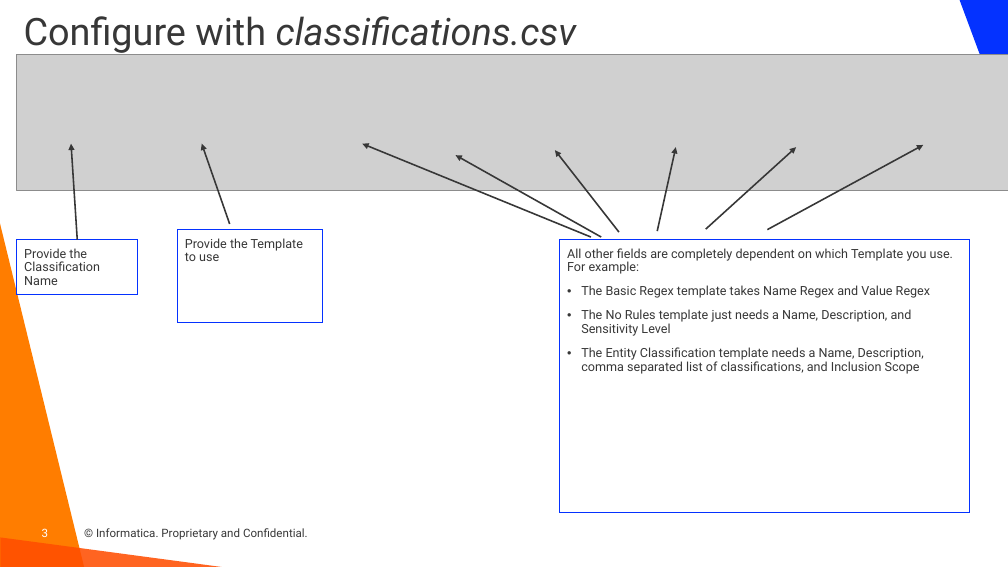
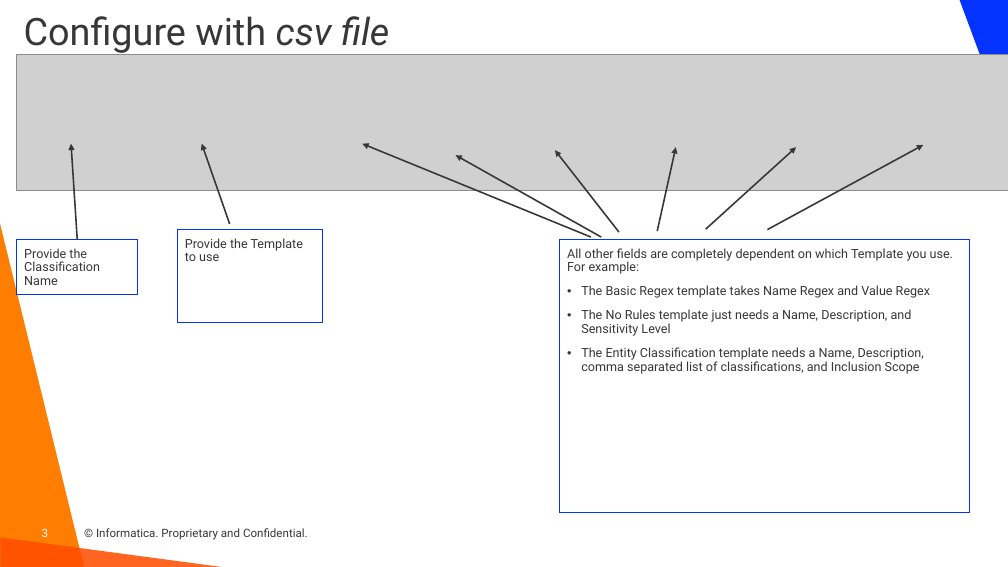
Before and after one commit to haystraw/Informatica_Simple_Classification_Creator, a slide deck: slide 3 of Simple Classification Creator.pptx. Drawn at 1008x567 pixels with LibreOffice and Linux fonts; fonts in the diff are those of the drawing; grey boxes stand for pictures; background and template pictures are left out. Boxes give left, top, right and bottom in pixels: in the first picture for what was removed or moved away, otherwise in the second. Text is boxed around its words. In the diff, an @@ line names an element or a change of style, - is before the commit and + after.

```diff
--- a/Simple Classification Creator.pptx
+++ b/Simple Classification Creator.pptx
@@ title at (x1=24, y1=16, x2=390, y2=55): text changed; italic off @@
-Configure with classifications.csv
+Configure with csv file
```
Also in this commit, not shown: 1 other slide changed, 1 slide added, 7 other files.
